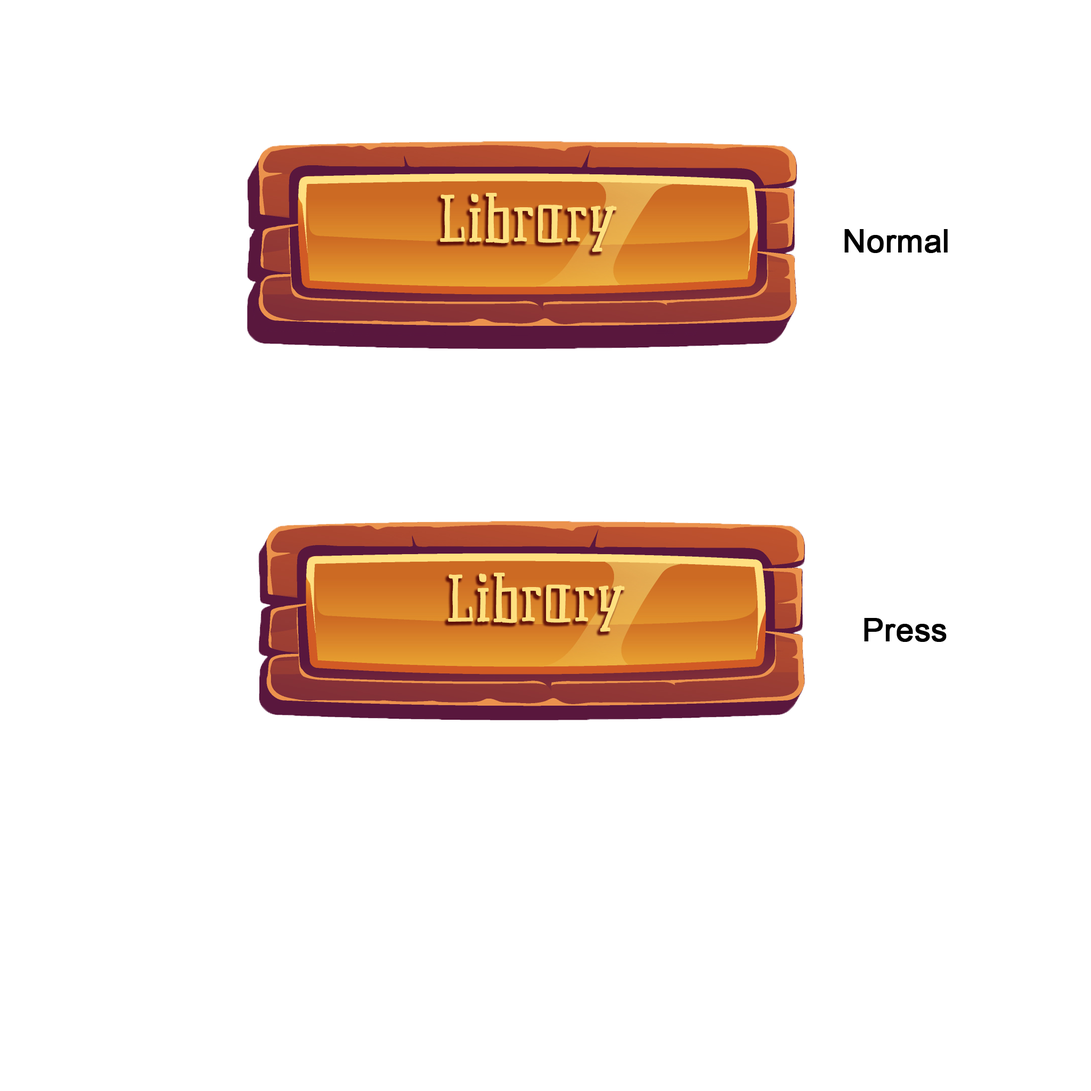
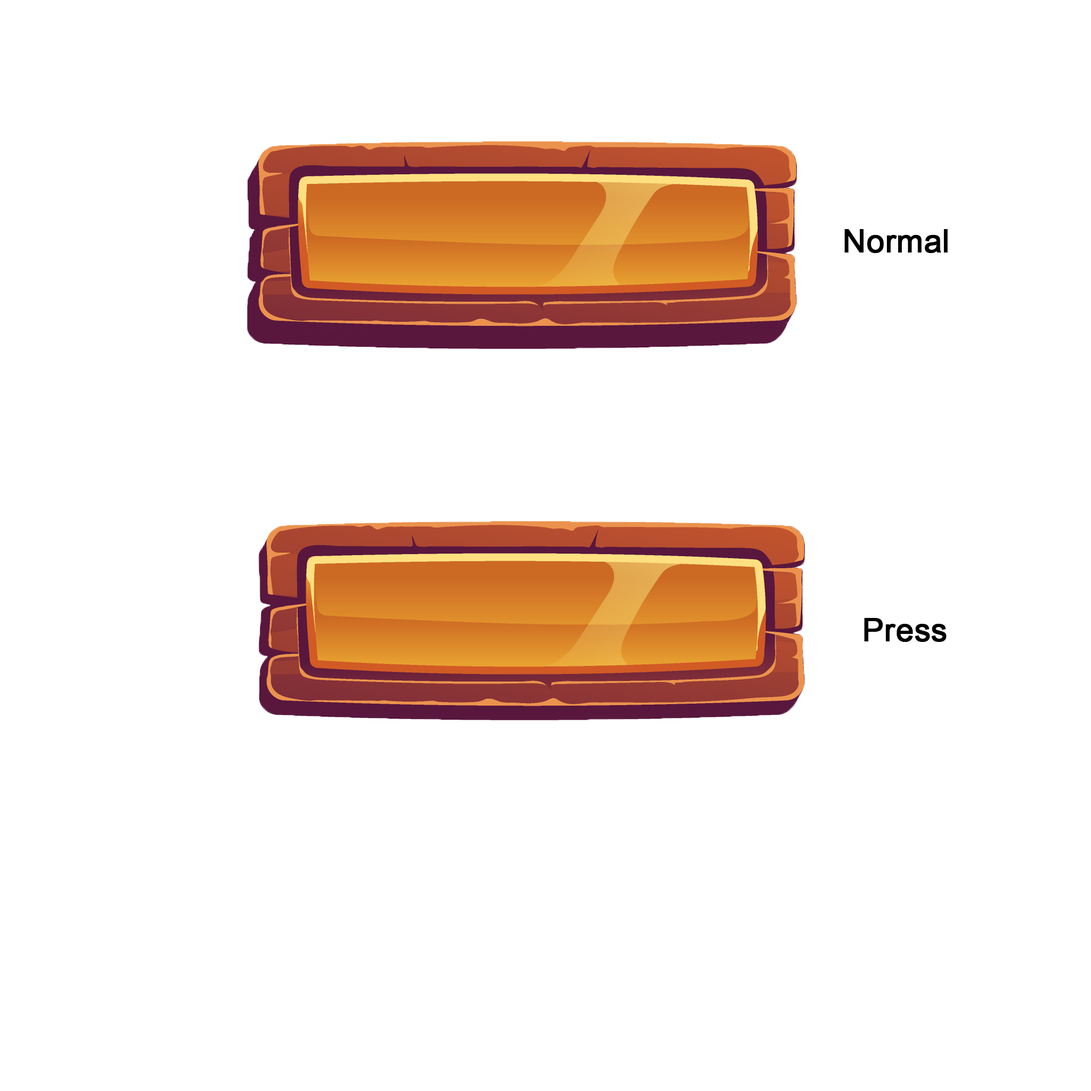
Revision of a layered (1091, 1091) image; what changed, layer by layer:
hid "Library" (1st of 2) over [448,572,626,633]
hid "Library" (2nd of 2) over [440,192,618,253]
